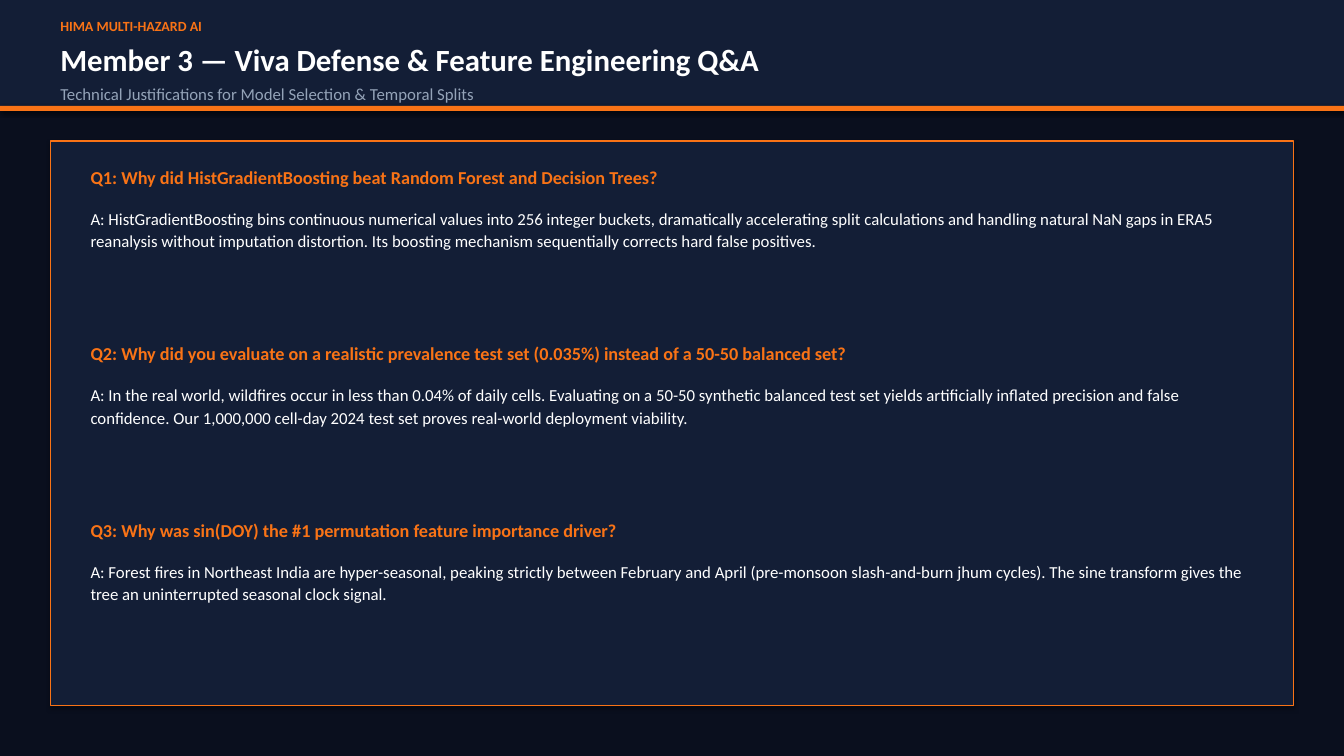
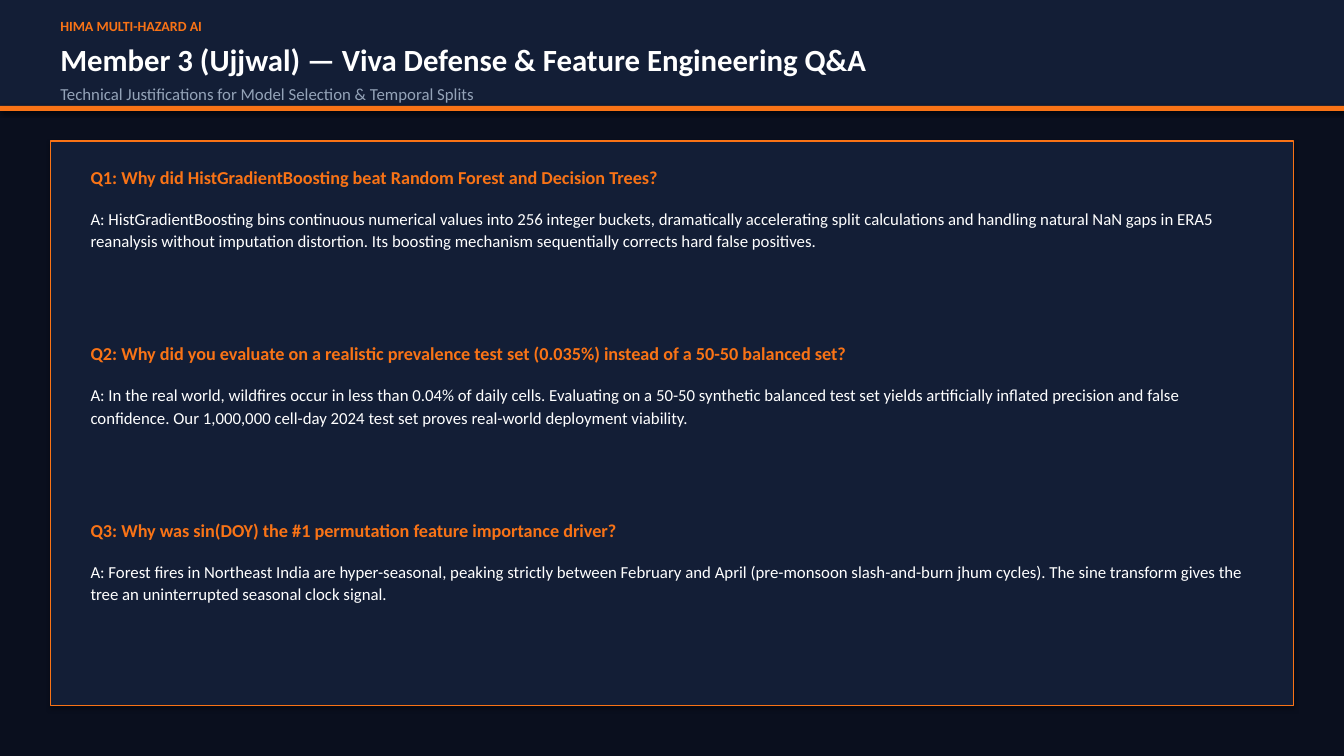
Before and after one commit to ujjww4ll/HIMA, a slide deck: slide 15 of Flood_Prediction_and_Early_Warning_System.pptx. Drawn at 1344x756 pixels with LibreOffice and Linux fonts; fonts in the diff are those of the drawing. Boxes give left, top, right and bottom in pixels: in the first picture for what was removed or moved away, otherwise in the second. Text is boxed around its words. In the diff, an @@ line names an element or a change of style, - is before the commit and + after.

Commit message:
Update 7-member roster: M1-Sachin, M2-Anshul, M3-Ujjwal, M4-Aadi, M5-Malvika, M6-Shubhangi, M7-Sonam

```diff
--- a/Flood_Prediction_and_Early_Warning_System.pptx
+++ b/Flood_Prediction_and_Early_Warning_System.pptx
@@ text at (60, 48, 866, 77): text changed @@
-Member 3 — Viva Defense & Feature Engineering Q&A
+Member 3 (Ujjwal) — Viva Defense & Feature Engineering Q&A
```
Also in this commit, not shown: 14 other slides changed, 5 other files.
